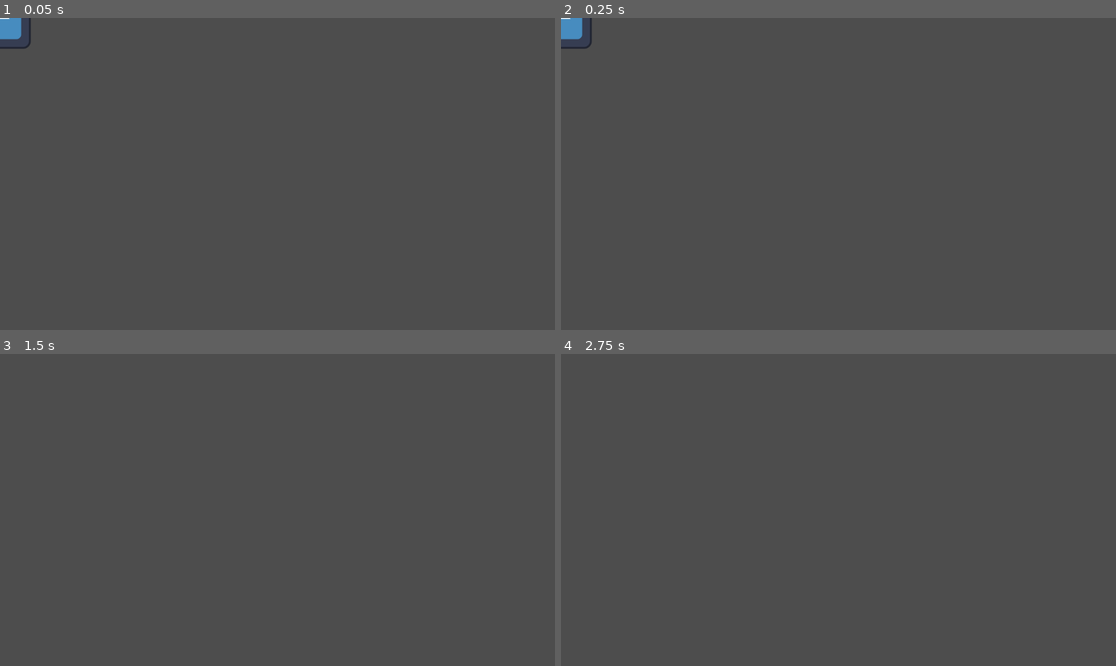
Above: before the commit, frames 1-4 (two rows, left to right).
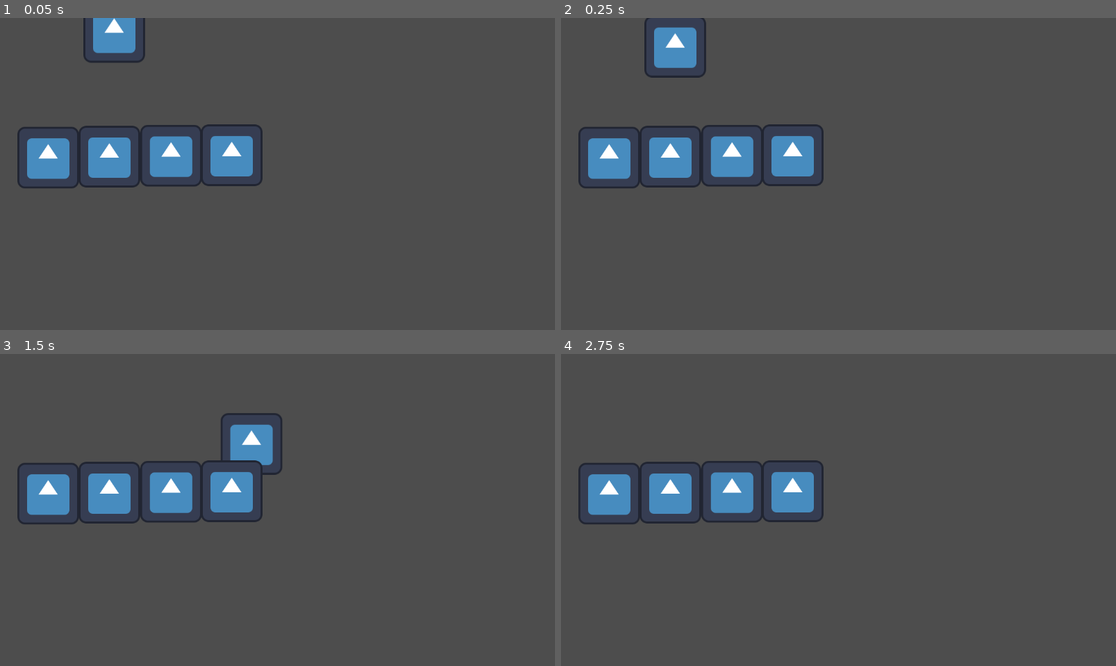
Above: after the commit, the same moments.

Repository: WondaMegapon/ACMJAM-S2024
Game: Godot game, scene res://Scenes/main.tscn
Same seed, same stepped clock (60 frames per second), same inputs: the game is played once before the commit and once after it. The engine's default icon, where the game draws it, is replaced by a stand-in: a white triangle on a blue panel in a dark square.
Inputs:
- Up to frame 1 (0.05 s): no input
- Up to frame 2 (0.25 s): no input
- Up to frame 3 (1.5 s): tap Enter (ui_accept) at 0.5, 0.6, 0.77, 1.07, 1.35 s; hold D (player_right) from 0.53 s (still down)
- Up to frame 4 (2.75 s): tap Enter (ui_accept) at 1.52, 1.82, 2.1 s; release D (player_right) at 2.03 s; hold A (player_left) from 2.03 s (still down)

The runs differ from the first frame. In frame 1, 6.4% of the frame differs, in the area x 0-48%, y 0-55%; in frame 2, 6.6%; in frame 3, 6.1%; in frame 4, 5.0%.

Commit message:
Kinematic Body Replacement

Diff:
--- a/Objects/Characters/Player.tscn
+++ b/Objects/Characters/Player.tscn
@@ -1,10 +1,16 @@
-[gd_scene load_steps=3 format=3 uid="uid://drgdvvy4taqkv"]
+[gd_scene load_steps=4 format=3 uid="uid://drgdvvy4taqkv"]
 
-[ext_resource type="Script" path="res://Scripts/Characters/Player.gd" id="1_lx1jt"]
+[ext_resource type="Script" path="res://Scenes/CharacterBody2D.gd" id="1_h7v3j"]
 [ext_resource type="Texture2D" uid="uid://cnltsonbhird" path="res://icon.svg" id="2_wnw2w"]
 
-[node name="Player" type="Node2D"]
-script = ExtResource("1_lx1jt")
+[sub_resource type="RectangleShape2D" id="RectangleShape2D_jpy63"]
+
+[node name="CharacterBody2D" type="CharacterBody2D"]
+script = ExtResource("1_h7v3j")
+
+[node name="CollisionShape2D" type="CollisionShape2D" parent="."]
+shape = SubResource("RectangleShape2D_jpy63")
 
 [node name="Sprite2D" type="Sprite2D" parent="."]
+position = Vector2(-83, -53)
 texture = ExtResource("2_wnw2w")
--- /dev/null
+++ b/Scenes/CharacterBody2D.gd
@@ -0,0 +1,28 @@
+extends CharacterBody2D
+
+
+const SPEED = 300.0
+const JUMP_VELOCITY = -400.0
+
+# Get the gravity from the project settings to be synced with RigidBody nodes.
+var gravity = ProjectSettings.get_setting("physics/2d/default_gravity")
+
+
+func _physics_process(delta):
+	# Add the gravity.
+	if not is_on_floor():
+		velocity.y += gravity * delta
+
+	# Handle jump.
+	if Input.is_action_just_pressed("ui_accept") and is_on_floor():
+		velocity.y = JUMP_VELOCITY
+
+	# Get the input direction and handle the movement/deceleration.
+	# As good practice, you should replace UI actions with custom gameplay actions.
+	var direction = Input.get_axis("player_left", "player_right")
+	if direction:
+		velocity.x = direction * SPEED
+	else:
+		velocity.x = move_toward(velocity.x, 0, SPEED)
+
+	move_and_slide()
--- a/Scenes/main.tscn
+++ b/Scenes/main.tscn
@@ -1,9 +1,24 @@
-[gd_scene load_steps=3 format=3 uid="uid://c64ovl6jvoieq"]
+[gd_scene load_steps=4 format=3 uid="uid://c64ovl6jvoieq"]
 
 [ext_resource type="Script" path="res://Scripts/GameMaster.gd" id="1_7d2q8"]
 [ext_resource type="PackedScene" uid="uid://drgdvvy4taqkv" path="res://Objects/Characters/Player.tscn" id="2_i8yml"]
+[ext_resource type="PackedScene" uid="uid://dgt0go5gqwlap" path="res://Scenes/testplatform.tscn" id="5_cn2ej"]
 
 [node name="Node2D" type="Node2D"]
+position = Vector2(187, 133)
 script = ExtResource("1_7d2q8")
 
 [node name="Player" parent="." instance=ExtResource("2_i8yml")]
+position = Vector2(133, -53)
+
+[node name="StaticBody2D" parent="." instance=ExtResource("5_cn2ej")]
+position = Vector2(-86, 153)
+
+[node name="StaticBody2D2" parent="." instance=ExtResource("5_cn2ej")]
+position = Vector2(41, 151)
+
+[node name="StaticBody2D3" parent="." instance=ExtResource("5_cn2ej")]
+position = Vector2(169, 149)
+
+[node name="StaticBody2D4" parent="." instance=ExtResource("5_cn2ej")]
+position = Vector2(295, 148)
--- /dev/null
+++ b/Scenes/testplatform.tscn
@@ -0,0 +1,17 @@
+[gd_scene load_steps=3 format=3 uid="uid://dgt0go5gqwlap"]
+
+[ext_resource type="Texture2D" uid="uid://cnltsonbhird" path="res://icon.svg" id="1_bt6ir"]
+
+[sub_resource type="RectangleShape2D" id="RectangleShape2D_xfl66"]
+size = Vector2(117, 120)
+
+[node name="StaticBody2D" type="StaticBody2D"]
+position = Vector2(287, 105)
+
+[node name="CollisionShape2D" type="CollisionShape2D" parent="."]
+position = Vector2(-1.5, 6)
+shape = SubResource("RectangleShape2D_xfl66")
+
+[node name="Sprite2D" type="Sprite2D" parent="."]
+position = Vector2(-1, 4)
+texture = ExtResource("1_bt6ir")
